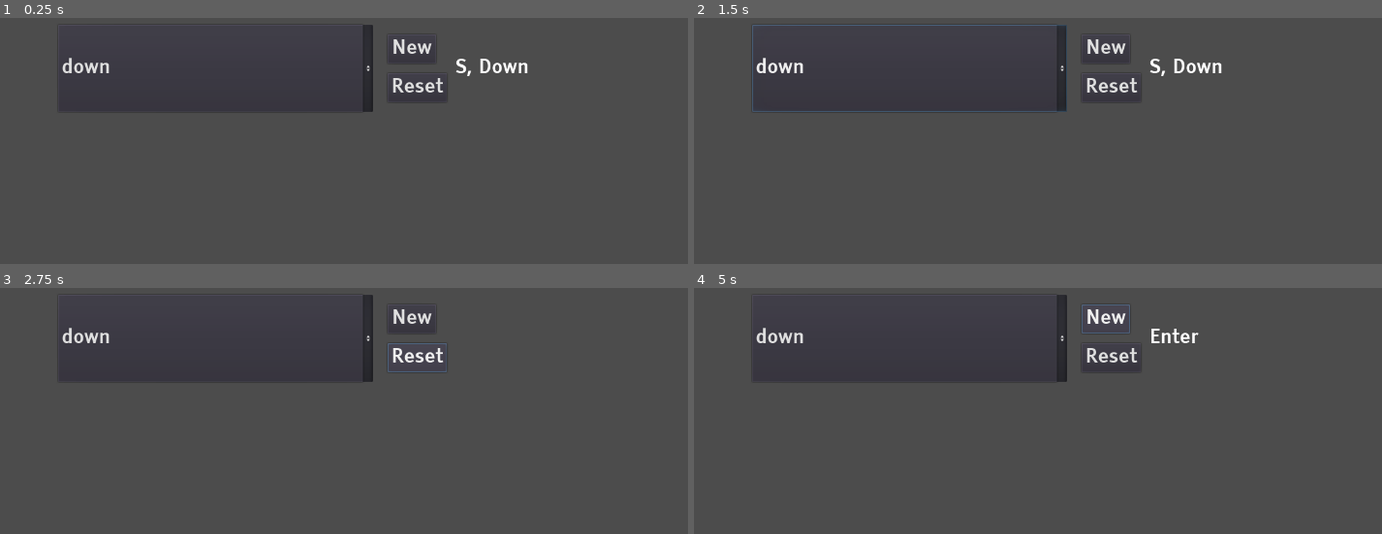
Above: before the commit, frames 1-4 (two rows, left to right).
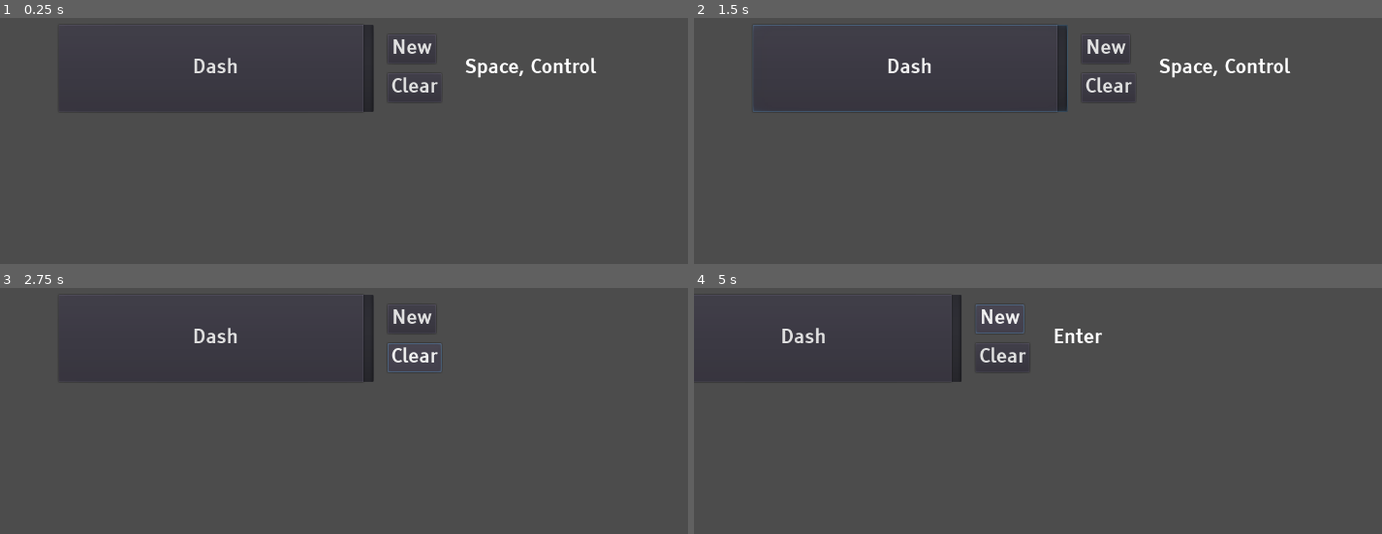
Above: after the commit, the same moments.

Repository: mOtHNOg/GWJ37---Inside-the-machine
Game: Godot game, scene res://scenes/ui/InputConfig.tscn
Same seed, same stepped clock (60 frames per second), same inputs: the game is played once before the commit and once after it.
Inputs (mouse positions are in pixels of both pictures, inside the frame that each line leads up to):
- Up to frame 1 (0.25 s): no input
- Up to frame 2 (1.5 s): click "down" (after the commit: "Dash") at 0.5 s; click (1113, 86) at 1.25 s, where only the run before the commit has a clickable "Reset"
- Up to frame 3 (2.75 s): click (412, 356) at 2 s, where only the run after the commit has a clickable "Clear"
- Up to frame 4 (5 s): click "New" at 2.75 s; click "New" at 3.5 s; tap Enter at 4.25 s; hold D (Right, bound only after the commit) from 4.28 s (still down)

The runs differ from the first frame. In frame 1, 1.4% of the frame differs, in the area x 9-87%, y 2-39%; in frame 2, 1.5%; in frame 3, 0.8%; in frame 4, 2.3%, in the area x 9-74%, y 2-39%.

Commit message:
camera movement and dashing

Diff:
--- a/project.godot
+++ b/project.godot
@@ -17,6 +17,7 @@
 [autoload]
 
 Global="*res://scripts/Global.gd"
+Settings="*res://scripts/Settings.gd"
 
 [display]
 
@@ -28,33 +29,39 @@
 
 [input]
 
-fullscreen={
+Fullscreen={
 "deadzone": 0.5,
-"events": [ Object(InputEventKey,"resource_local_to_scene":false,"resource_name":"","device":0,"alt":true,"shift":false,"control":false,"meta":false,"command":false,"pressed":false,"scancode":16777221,"unicode":0,"echo":false,"script":null)
+"events": [ Object(InputEventKey,"resource_local_to_scene":false,"resource_name":"","device":0,"alt":false,"shift":false,"control":false,"meta":false,"command":false,"pressed":false,"scancode":16777254,"unicode":0,"echo":false,"script":null)
  ]
 }
-up={
+Up={
 "deadzone": 0.5,
 "events": [ Object(InputEventKey,"resource_local_to_scene":false,"resource_name":"","device":0,"alt":false,"shift":false,"control":false,"meta":false,"command":false,"pressed":false,"scancode":87,"unicode":0,"echo":false,"script":null)
 , Object(InputEventKey,"resource_local_to_scene":false,"resource_name":"","device":0,"alt":false,"shift":false,"control":false,"meta":false,"command":false,"pressed":false,"scancode":16777232,"unicode":0,"echo":false,"script":null)
  ]
 }
-down={
+Down={
 "deadzone": 0.5,
 "events": [ Object(InputEventKey,"resource_local_to_scene":false,"resource_name":"","device":0,"alt":false,"shift":false,"control":false,"meta":false,"command":false,"pressed":false,"scancode":83,"unicode":0,"echo":false,"script":null)
 , Object(InputEventKey,"resource_local_to_scene":false,"resource_name":"","device":0,"alt":false,"shift":false,"control":false,"meta":false,"command":false,"pressed":false,"scancode":16777234,"unicode":0,"echo":false,"script":null)
  ]
 }
-left={
+Left={
 "deadzone": 0.5,
 "events": [ Object(InputEventKey,"resource_local_to_scene":false,"resource_name":"","device":0,"alt":false,"shift":false,"control":false,"meta":false,"command":false,"pressed":false,"scancode":65,"unicode":0,"echo":false,"script":null)
 , Object(InputEventKey,"resource_local_to_scene":false,"resource_name":"","device":0,"alt":false,"shift":false,"control":false,"meta":false,"command":false,"pressed":false,"scancode":16777231,"unicode":0,"echo":false,"script":null)
  ]
 }
-right={
+Right={
 "deadzone": 0.5,
 "events": [ Object(InputEventKey,"resource_local_to_scene":false,"resource_name":"","device":0,"alt":false,"shift":false,"control":false,"meta":false,"command":false,"pressed":false,"scancode":68,"unicode":0,"echo":false,"script":null)
 , Object(InputEventKey,"resource_local_to_scene":false,"resource_name":"","device":0,"alt":false,"shift":false,"control":false,"meta":false,"command":false,"pressed":false,"scancode":16777233,"unicode":0,"echo":false,"script":null)
+ ]
+}
+Dash={
+"deadzone": 0.5,
+"events": [ Object(InputEventKey,"resource_local_to_scene":false,"resource_name":"","device":0,"alt":false,"shift":false,"control":false,"meta":false,"command":false,"pressed":false,"scancode":32,"unicode":0,"echo":false,"script":null)
+, Object(InputEventKey,"resource_local_to_scene":false,"resource_name":"","device":0,"alt":false,"shift":false,"control":false,"meta":false,"command":false,"pressed":false,"scancode":16777238,"unicode":0,"echo":false,"script":null)
  ]
 }
 
--- /dev/null
+++ b/scenes/ControllableCamera.gd
@@ -0,0 +1,62 @@
+extends Camera2D
+
+# basic movement vars
+var movement_direction: Vector2 = Vector2.ZERO
+var move_vec: Vector2 = Vector2.ZERO
+
+const BASE_MOVE_SPEED = 250
+var move_speed: float = BASE_MOVE_SPEED
+
+# dashing vars
+var dashing: bool = false
+const DASH_SPEED_MULTIPLTER = 20.0
+const DASH_DECELERATE_SPEED = 18.0
+
+const DASH_BUFFER_TIME = 8
+var dash_buffer_time_left: int = 0
+
+func _physics_process(delta):
+
+	# apply movement
+
+	if ! dashing: # movement direction is locked while dashing
+		movement_direction = get_movement_direction()
+
+	move_vec = movement_direction * move_speed * Settings.move_speed_multiplier * delta
+	position += move_vec
+
+	# dashing stuff
+
+	# decelerate to normal speed
+	move_speed = lerp(move_speed, BASE_MOVE_SPEED, DASH_DECELERATE_SPEED * delta)
+	if move_speed - BASE_MOVE_SPEED < 15.0:
+		move_speed = BASE_MOVE_SPEED
+		dashing = false
+
+	# input buffering
+	if dash_buffer_time_left != 0:
+		dash_buffer_time_left -= 1
+
+	if dashing == false and dash_buffer_time_left > 0:
+		print(dash_buffer_time_left)
+		movement_direction = get_movement_direction()
+		dash()
+		dash_buffer_time_left = 0
+
+	# detect dash input
+	if Input.is_action_just_pressed("Dash") and movement_direction != Vector2.ZERO:
+		if ! dashing:
+			dash()
+		else:
+			# start input buffer timer
+			dash_buffer_time_left = DASH_BUFFER_TIME
+
+func get_movement_direction() -> Vector2:
+	return Vector2(
+			Input.get_action_strength("Right") - Input.get_action_strength("Left"),
+			Input.get_action_strength("Down") - Input.get_action_strength("Up")
+		).normalized()
+
+func dash() -> void:
+	dashing = true
+	move_speed = BASE_MOVE_SPEED * DASH_SPEED_MULTIPLTER
--- /dev/null
+++ b/scenes/ControllableCamera.tscn
@@ -0,0 +1,7 @@
+[gd_scene load_steps=2 format=2]
+
+[ext_resource path="res://scenes/ControllableCamera.gd" type="Script" id=1]
+
+[node name="ControllableCamera" type="Camera2D"]
+current = true
+script = ExtResource( 1 )
--- a/scenes/ui/InputConfig.gd
+++ b/scenes/ui/InputConfig.gd
@@ -2,6 +2,7 @@
 
 onready var actions_dropdown := $ActionsDropdown
 onready var action_input_display := $ActionInputDisplay
+onready var press_key_indicator := $PressKeyIndicator
 
 
 onready var raw_action_list: Array = InputMap.get_actions()
@@ -43,6 +44,8 @@
 
 	action_input_display.text = get_action_input_display_text()
 
+	press_key_indicator.visible = checking_for_inputs
+
 
 func _input(event) -> void:
 
@@ -51,9 +54,16 @@
 	if checking_for_inputs:
 		if event is InputEventKey:
 			if event.pressed:
-				checking_for_inputs = false
-				InputMap.action_add_event(action_list[selected_action], event)
-				accept_event()
+				if event.scancode != KEY_ESCAPE:
+
+					checking_for_inputs = false
+
+					InputMap.action_add_event(action_list[selected_action], event)
+					accept_event()
+
+				else: # if key press is escape
+
+					checking_for_inputs = false
 
 
 func get_action_input_display_text() -> String:
@@ -69,7 +79,7 @@
 	return str(selected_action_events_strings).substr(1, str(selected_action_events_strings).length() - 2)
 
 
-func _on_ResetInput_pressed() -> void:
+func _on_ClearInput_pressed() -> void:
 
 	# delete all inputs of selected action
 	InputMap.action_erase_events(action_list[selected_action])
--- a/scenes/ui/InputConfig.tscn
+++ b/scenes/ui/InputConfig.tscn
@@ -1,7 +1,32 @@
-[gd_scene load_steps=3 format=2]
+[gd_scene load_steps=6 format=2]
 
 [ext_resource path="res://scenes/ui/InputConfig.gd" type="Script" id=1]
 [ext_resource path="res://assets/font/default_font.tres" type="DynamicFont" id=2]
+[ext_resource path="res://scenes/ControllableCamera.tscn" type="PackedScene" id=3]
+
+[sub_resource type="Theme" id=6]
+default_font = ExtResource( 2 )
+PopupMenu/colors/font_color = Color( 0.88, 0.88, 0.88, 1 )
+PopupMenu/colors/font_color_accel = Color( 0.7, 0.7, 0.7, 0.8 )
+PopupMenu/colors/font_color_disabled = Color( 0.4, 0.4, 0.4, 0.8 )
+PopupMenu/colors/font_color_hover = Color( 0.88, 0.88, 0.88, 1 )
+PopupMenu/colors/font_color_separator = Color( 0.88, 0.88, 0.88, 1 )
+PopupMenu/constants/hseparation = 4
+PopupMenu/constants/vseparation = 4
+PopupMenu/fonts/font = ExtResource( 2 )
+PopupMenu/icons/checked = null
+PopupMenu/icons/radio_checked = null
+PopupMenu/icons/radio_unchecked = null
+PopupMenu/icons/submenu = null
+PopupMenu/icons/unchecked = null
+PopupMenu/styles/hover = null
+PopupMenu/styles/labeled_separator_left = null
+PopupMenu/styles/labeled_separator_right = null
+PopupMenu/styles/panel = null
+PopupMenu/styles/panel_disabled = null
+PopupMenu/styles/separator = null
+
+[sub_resource type="ImageTexture" id=1]
 
 [node name="InputConfig" type="Control"]
 anchor_right = 1.0
@@ -13,21 +38,36 @@
 }
 
 [node name="ActionsDropdown" type="OptionButton" parent="."]
-margin_left = 96.0
+margin_left = 97.0
 margin_top = 32.0
-margin_right = 616.0
+margin_right = 617.0
 margin_bottom = 176.0
+theme = SubResource( 6 )
+custom_icons/arrow = SubResource( 1 )
 custom_fonts/font = ExtResource( 2 )
+align = 1
 __meta__ = {
 "_edit_use_anchors_": false
 }
 
 [node name="ActionInputDisplay" type="Label" parent="."]
-margin_left = 752.0
+margin_left = 768.0
 margin_top = 40.0
 margin_right = 1208.0
 margin_bottom = 168.0
 custom_fonts/font = ExtResource( 2 )
+valign = 1
+__meta__ = {
+"_edit_use_anchors_": false
+}
+
+[node name="PressKeyIndicator" type="Label" parent="."]
+margin_left = 104.0
+margin_top = 192.0
+margin_right = 736.0
+margin_bottom = 264.0
+custom_fonts/font = ExtResource( 2 )
+text = "Press key to add input, press ESC to cancel."
 valign = 1
 __meta__ = {
 "_edit_use_anchors_": false
@@ -53,18 +93,21 @@
 "_edit_use_anchors_": false
 }
 
-[node name="ResetInput" type="Button" parent="Buttons"]
+[node name="ClearInput" type="Button" parent="Buttons"]
 margin_left = 640.0
 margin_top = 112.0
 margin_right = 720.0
 margin_bottom = 160.0
 custom_fonts/font = ExtResource( 2 )
-text = "Reset"
+text = "Clear"
 __meta__ = {
 "_edit_use_anchors_": false
 }
 
 [node name="CanvasLayer" type="CanvasLayer" parent="."]
 
+[node name="ControllableCamera" parent="." instance=ExtResource( 3 )]
+position = Vector2( 640, 360 )
+
 [connection signal="pressed" from="Buttons/NewInput" to="." method="_on_NewInput_pressed"]
-[connection signal="pressed" from="Buttons/ResetInput" to="." method="_on_ResetInput_pressed"]
+[connection signal="pressed" from="Buttons/ClearInput" to="." method="_on_ClearInput_pressed"]
--- a/scripts/Global.gd
+++ b/scripts/Global.gd
@@ -1,6 +1,5 @@
 extends Node
 
-
 func _input(event):
-	if event.is_action_pressed("fullscreen"):
+	if event.is_action_pressed("Fullscreen"):
 		OS.window_fullscreen = ! OS.window_fullscreen
--- /dev/null
+++ b/scripts/Settings.gd
@@ -0,0 +1,3 @@
+extends Node
+
+var move_speed_multiplier: float = 1
Not shown, changed: .mono/metadata/ide_messaging_meta.txt
